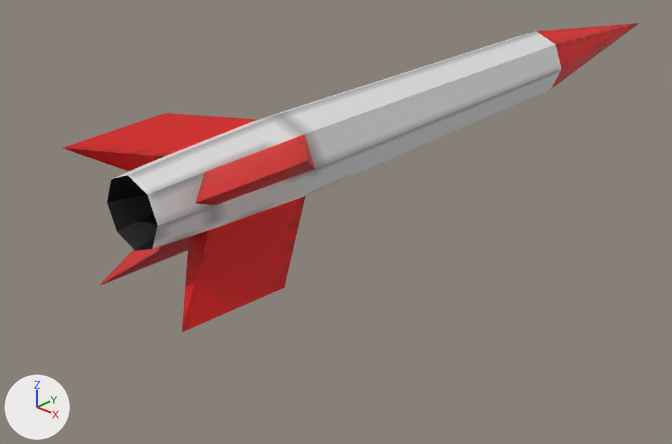
The Blender file assets/missile.blend, before and after one commit.
The view is the same before and after, from a 50 mm lens placed at (7.37, -9.44, 3.94), pointed at (-0.72, -0.48, -1.67). The axes (+X, +Y, +Z) are drawn at lower left. The lights are the same throughout.

Before the edit, the objects in view are built like this:
```python
me_cylinder = bpy.data.meshes.new('Cylinder')
me_cylinder.from_pydata(...)  # 42 vertices, 52 faces; spans x -1.15..1.15, y -4.44..7.12, z -1.15..0.54
me_cylinder.materials.append(mat_material)  # picture img_missile_png
ob_missile = bpy.data.objects.new('Missile', me_cylinder)
ob_missile.location = (0.0, 0.0, 0.0)
_m = ob_missile.modifiers.new('EdgeSplit', 'EDGE_SPLIT')
_m.use_edge_angle = False
```
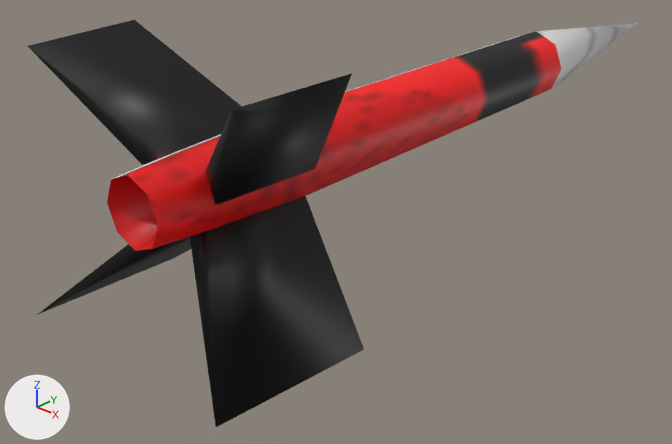
Boxes (x1, y1, x2, y2) around the edits, measured in the pictures (672 x 444 px; the box of a moved part takes in the faces that stretch with it):
'Missile', reshaped, shading changed, modifiers changed (6% wider, 32% taller): before (63, 23, 639, 332); after (28, 20, 639, 427)
part 1 of me_cylinder, moved or reshaped: before (99, 196, 305, 332); after (37, 196, 364, 427)
part 2 of me_cylinder, moved or reshaped: before (196, 134, 315, 205); after (205, 73, 352, 205)
part 3 of me_cylinder, moved or reshaped: before (63, 113, 258, 171); after (28, 20, 242, 165)
part 4 of me_cylinder, shading changed: (107, 23, 639, 251) in both

What the commit changed:
me_cylinder has 42 vertices, 52 faces and spans x -1.15..1.15, y -4.44..7.12, z -1.15..0.54.
me_cylinder is used by ob_missile; location (0.0, 0.0, 0.0).
Part 1, on me_cylinder:
Vertex 38 of me_cylinder moves from (-0.76, -2.99, -1.15) to (-1.67, -2.65, -1.74).
Vertex 39 of me_cylinder moves from (-0.73, -4.43, -1.1) at pixel (98, 286) to (-1.59, -4.77, -1.66).
Vertex 40 of me_cylinder moves from (0.73, -4.43, -1.1) at pixel (181, 332) to (1.59, -4.77, -1.66).
Vertex 41 of me_cylinder moves from (0.76, -2.99, -1.15) at pixel (284, 287) to (1.67, -2.65, -1.74).
Part 2, on me_cylinder:
Vertex 34 of me_cylinder moves from (1.1, -4.44, 0.45) at pixel (195, 203) to (1.67, -4.44, 1.49).
Vertex 35 of me_cylinder moves from (1.15, -2.99, 0.48) at pixel (307, 160) to (1.75, -2.99, 1.51).
Part 3, on me_cylinder:
Vertex 36 of me_cylinder moves from (-1.15, -2.99, 0.48) at pixel (165, 113) to (-1.6, -2.99, 1.51).
Vertex 37 of me_cylinder moves from (-1.1, -4.44, 0.45) at pixel (61, 147) to (-1.51, -4.44, 1.49).
me_cylinder part 4: all faces are now shaded smooth (52 of 52 changed).
Object 'Missile' (ob_missile) gains a UV_WARP modifier named 'UVWarp'.
Modifier setting: scale = (1.0, -1.0).
